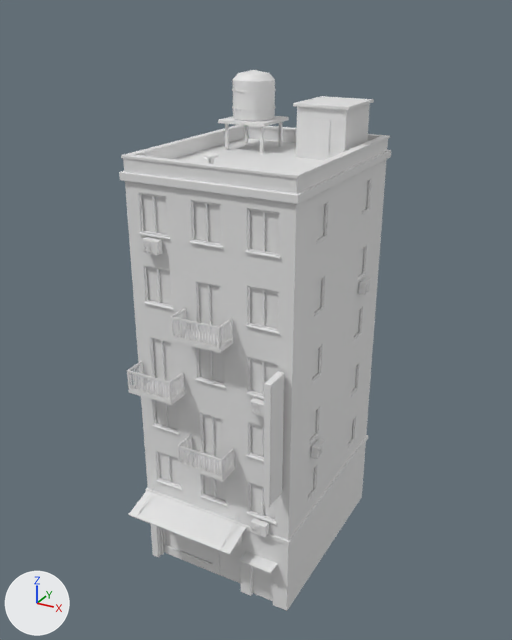
Before and after pictures for a commit that changed the glTF model assets/town/building_a.glb.
Before and after are seen from a 50 mm camera at (15.1, -28.3, 26.7) aimed at (-0.2, -0.4, 12.7). The lights are fixed; the arrows at lower left show +X, +Y and +Z. The first picture is the older version. Vertices at exactly the same position are counted once.

Names of what the first picture shows: 'BuildingA'.
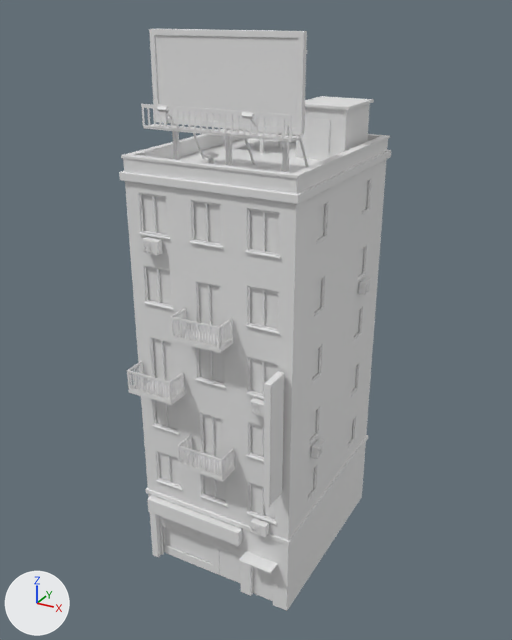
Changed parts and their boxes [x1, y1, x2, y2] in the pictures (512 x 640 px; the box of a moved part takes in the faces that stretch with it):
'BuildingA', reshaped (8% taller)
    before: [119, 70, 391, 611]
    after: [119, 29, 391, 611]
part 1 of me_cube_004, moved or reshaped
    before: [128, 491, 246, 555]
    after: [155, 35, 298, 128]
part 2 of me_cube_004, added (mostly hidden)
    after: [172, 124, 180, 160]
part 3 of me_cube_004, added (mostly hidden)
    after: [225, 129, 232, 166]
part 4 of me_cube_004, added (mostly hidden)
    after: [282, 134, 289, 172]
part 5 of me_cube_004, added
    after: [143, 124, 301, 142]
part 6 of me_cube_004, added
    after: [157, 106, 170, 112]
part 7 of me_cube_004, added
    after: [241, 112, 255, 119]
part 8 of me_cube_004, deleted
    before: [221, 514, 238, 549]
part 9 of me_cube_004, added
    after: [141, 29, 308, 167]
part 10 of me_cube_004, cut back
    before: [236, 536, 242, 546]
    after: [147, 495, 242, 546]

Patch to the scene script:
```diff
--- a/assets/town/building_a.glb.py
+++ b/assets/town/building_a.glb.py
@@ me_cube_004 @@
 # used by ob_buildinga; location = (0.0, 0.0, 0.0)
-me_cube_004.from_pydata(...)  # 23261 vertices, 46678 faces; spans x -4.4..4.4, y -6.6..5.2, z 0.0..24.0
+me_cube_004.from_pydata(...)  # 25889 vertices, 51938 faces; spans x -4.4..4.4, y -6.3..6.4, z 0.0..25.9
+# me_cube_004 part 1: the loose piece of 56 vertices spanning x -4.0..1.8, y -6.6..-5.1, z 3.8..4.3 is multiplied about its middle by the matrix ((1.105, 0.0, -0.002), (0.0, -0.337, 1.258), (0.0, 1.945, 0.524)), then moved by (1.1, 2.4, 20.1)
+# me_cube_004 part 2: the loose piece of 56 vertices spanning x -3.3..-1.9, y -4.8, z 17.9..19.6 is copied, and the copy is scaled about its middle by (0.136, 18.9, 3.35), then moved by (0.0, 1.7, 4.2); it spans x -2.7..-2.5, y -3.2..-3.0, z 20.2..25.8
+# me_cube_004 part 3: the loose piece of 56 vertices spanning x -0.7..0.7, y -4.8, z 17.9..19.6 is copied, and the copy is scaled about its middle by (0.136, 18.9, 3.35), then moved by (0.0, 1.7, 4.2); it spans x -0.1..0.1, y -3.2..-3.0, z 20.2..25.8
+# me_cube_004 part 4: the loose piece of 56 vertices spanning x 1.9..3.3, y -4.8, z 17.9..19.6 is copied, and the copy is scaled about its middle by (0.136, 18.9, 3.35), then moved by (0.0, 1.7, 4.2); it spans x 2.5..2.7, y -3.2..-3.0, z 20.2..25.8
+# me_cube_004 part 5: the loose piece of 56 vertices spanning x -0.7..0.7, y -4.8, z 17.9..19.6 is copied, and the copy is scaled about its middle by (4.96, 79.3, 0.0411), then moved by (0.0, 0.9, 3.4); it spans x -3.4..3.4, y -4.3..-3.5, z 22.1..22.2
+# me_cube_004 part 6: the loose piece of 56 vertices spanning x -3.3..-1.9, y -4.8, z 17.9..19.6 is copied, and the copy is scaled about its middle by (0.316, 15.2, 0.0652), then moved by (0.7, -0.1, 4.3); it spans x -2.1..-1.7, y -5.0..-4.8, z 22.9..23.2
+# me_cube_004 part 7: the loose piece of 56 vertices spanning x 1.9..3.3, y -4.8, z 17.9..19.6 is copied, and the copy is scaled about its middle by (0.316, 15.2, 0.0652), then moved by (-0.7, -0.1, 4.3); it spans x 1.7..2.1, y -5.0..-4.8, z 22.9..23.2
+# me_cube_004 part 8: the loose piece of 24 vertices spanning x 1.3, y -6.5..-5.0, z 3.8..4.8 is deleted
+# me_cube_004 part 9: 1612 vertices added at x -3.4..3.4, y -4.8..-0.9, z 20.2..25.9
+# me_cube_004 part 10: 12 vertices moved from x -3.8..1.6, y -5.4..-5.0, z 3.6..3.7 to x -3.8..1.6, y -5.4..-5.0, z 4.0; 56 vertices removed from x -3.8..1.6, y -5.4..-5.0, z 3.2..3.7; 16 vertices added at x -3.8..1.6, y -5.4..-5.0, z 4.0
+# other edits to the shape of me_cube_004 do not show in these pictures
```
